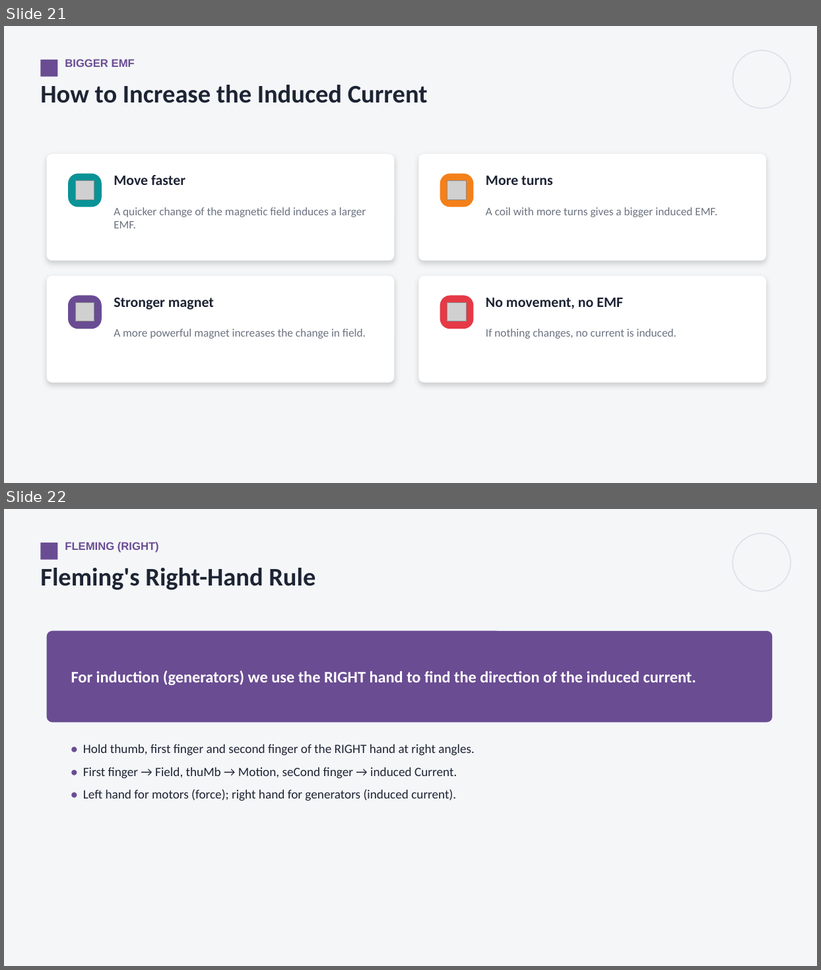
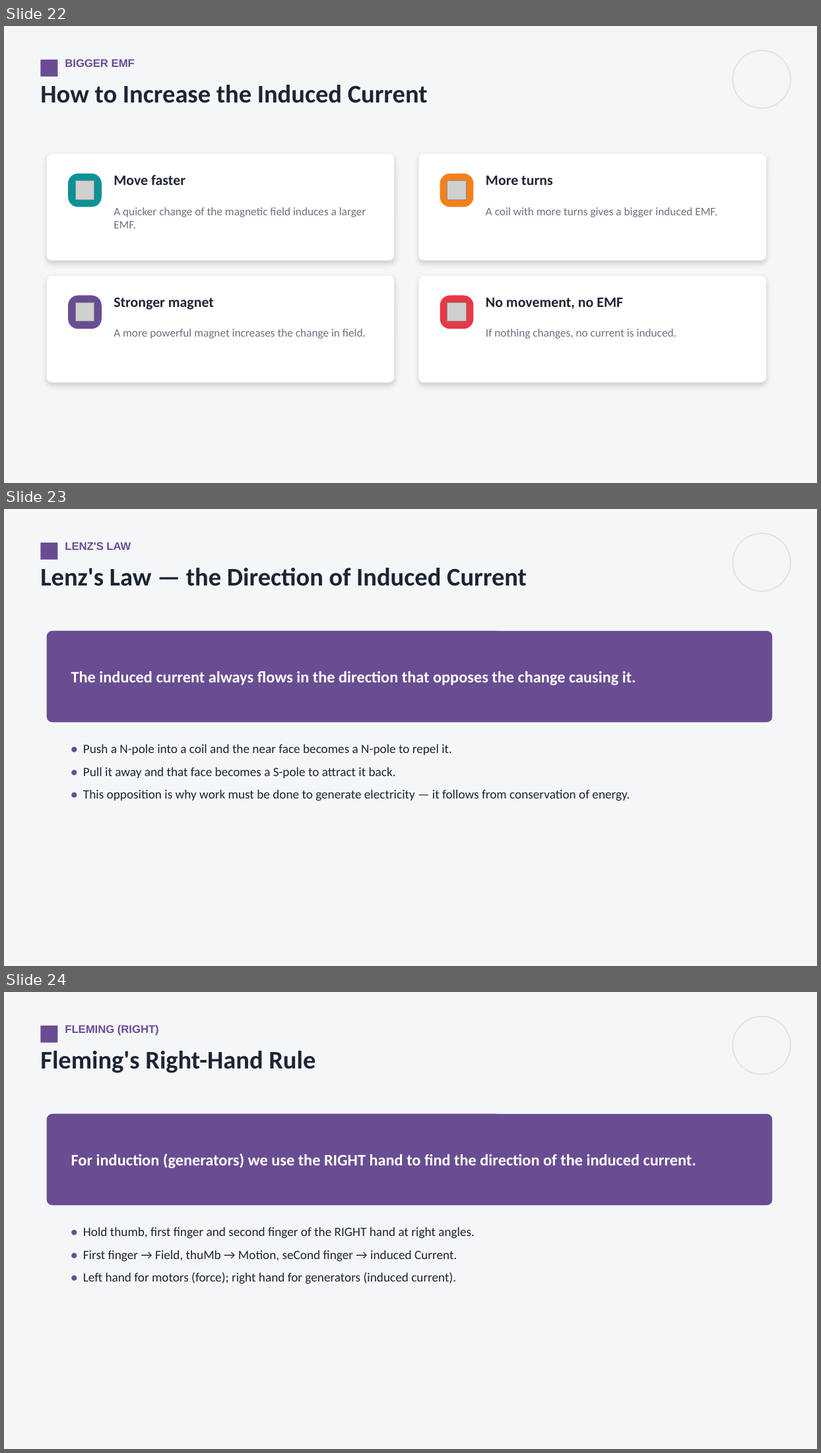
Before and after one commit to parmeshwars2911/MyFirstAR, a slide deck: ppt/Grade10/G10_S102_Electromagnetism_2.pptx. Shown one above the other, each under a label of ours: slides 21 and 22 before the commit, slides 22, 23 and 24 after it. The pictures are 821x970 and 821x1453 pixels, drawn with LibreOffice and Linux fonts; fonts in the diff are those of the drawing; grey boxes stand for pictures. Boxes give left, top, right and bottom in pixels: in the first picture for what was removed or moved away, otherwise in the second. Text is boxed around its words. In the diff, an @@ line names an element or a change of style, - is before the commit and + after.

```diff
--- a/ppt/Grade10/G10_S102_Electromagnetism_2.pptx
+++ b/ppt/Grade10/G10_S102_Electromagnetism_2.pptx
@@ slide 23 added at (x1=4, y1=509, x2=817, y2=966), background #F4F6F8 @@
@@ rectangle added at (x1=40, y1=543, x2=57, y2=560), fill #6A4C93 @@
@@ text added at (x1=65, y1=542, x2=131, y2=550), 13 pt, text #6A4C93, bold @@
+LENZ'S LAW
@@ ellipse added at (x1=733, y1=533, x2=791, y2=591), outline #DDE2E8 1.25 pt @@
@@ text added at (x1=40, y1=568, x2=527, y2=586), 30 pt, text #1D2433, bold @@
+Lenz's Law — the Direction of Induced Current
@@ rounded rectangle added at (x1=47, y1=631, x2=773, y2=722), fill #6A4C93 @@
@@ text added at (x1=71, y1=671, x2=636, y2=685), 19 pt, text #FFFFFF, bold @@
+The induced current always flows in the direction that opposes the change causing it.
@@ text added at (x1=83, y1=744, x2=630, y2=801), 15 pt, text #1D2433 @@
+• Push a N-pole into a coil and the near face becomes a N-pole to repel it.
+• Pull it away and that face becomes a S-pole to attract it back.
+• This opposition is why work must be done to generate electricity — it follows from conservation of energy.
@@ what was slide 21 is now slide 22 @@
@@ what was slide 22 is now slide 24 @@
```
Also in this commit, not shown: 1 slide changed, 4 other slides added, 2 other files.
